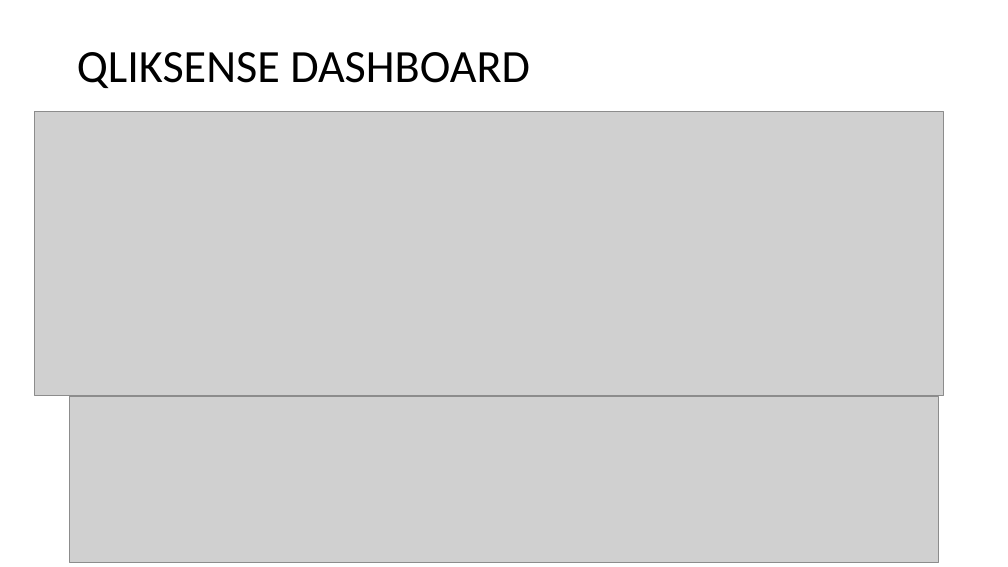
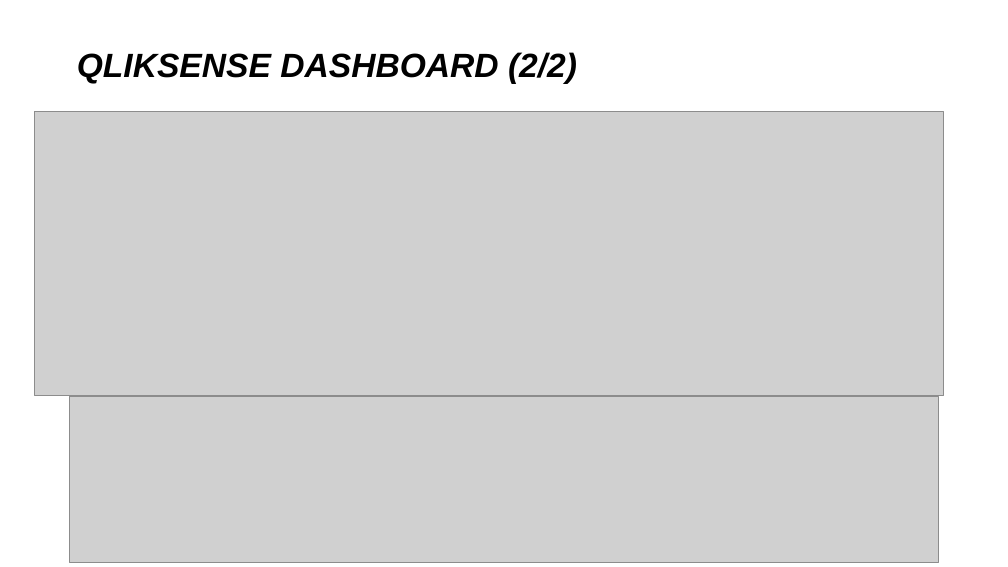
Before and after one commit to PurnimaChandel/Final-Project, a slide deck: slide 8 of Final_presentation.pptx. Drawn at 1008x567 pixels with LibreOffice and Linux fonts; fonts in the diff are those of the drawing; grey boxes stand for pictures. Boxes give left, top, right and bottom in pixels: in the first picture for what was removed or moved away, otherwise in the second. Text is boxed around its words. In the diff, an @@ line names an element or a change of style, - is before the commit and + after.

```diff
--- a/Final_presentation.pptx
+++ b/Final_presentation.pptx
@@ title at [77,52,577,84]: text changed; size 44 to 32 pt; font Calibri to Arial; bold on; italic on @@
-QLIKSENSE DASHBOARD
+QLIKSENSE DASHBOARD (2/2)
```
Also in this commit, not shown: 8 other slides changed.
